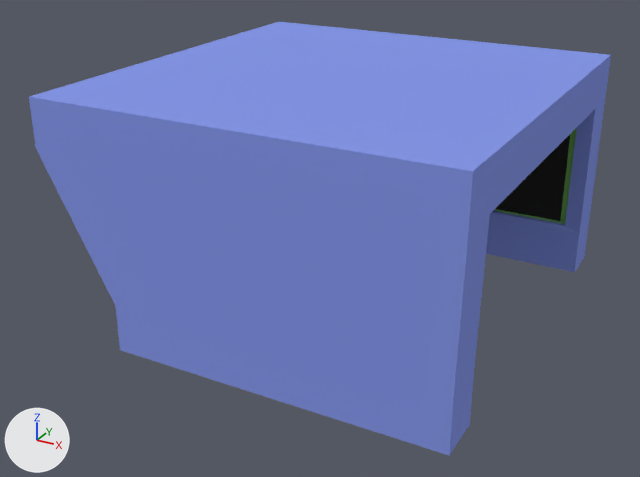
Before and after pictures for a commit that changed the Blender file Assets/Design/Whack a Mole Machine.blend.
One viewpoint serves both versions: a 50 mm lens placed at (16.9, -32.4, 18.5), pointed at (-0.1, -1.3, 3.0). Arrows for +X, +Y and +Z are at lower left; the lights stay in place.

Names of what the first picture shows: 'Machine.003'.
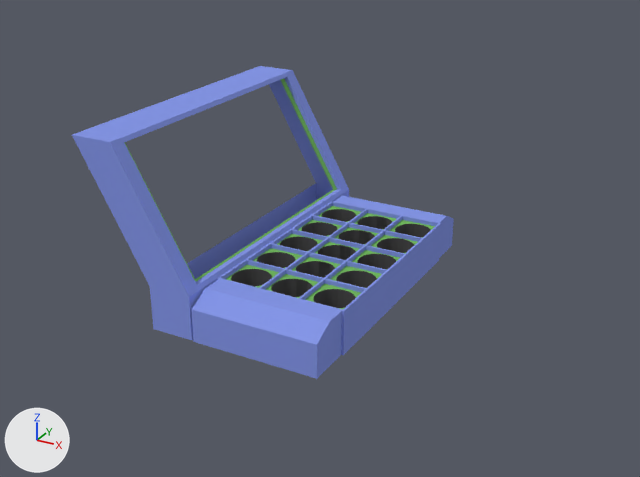
The edits, one by one:
me_sphere_002 is used by ob_machine_003; location (0.0, 0.0, 0.01).
me_sphere_002 had 83 vertices, 85 faces and spanned x -8.4..9.2, y -9.1..9.0, z 0.0..10.0.
me_sphere_002 now has 24 vertices, 20 faces and spans x -8.4..-3.0, y -7.1..7.1, z 0.0..8.0.
Part 1, on me_sphere_002:
59 vertices are removed from x -8.3..9.2, y -9.1..9.0, z 0.0..10.0.
65 faces are deleted.
me_sphere_002 no longer uses material mat_whackamole_machine_black_screen_color (black #282828).
Object 'Machine.002' (ob_machine_002) is now shown.
Object 'Machine' (ob_machine) is now shown.

Pixel boxes (x1, y1, x2, y2) of what changed, in the pictures (640 x 477 px):
'Machine.003', reshaped (52% narrower, 37% shorter): before (29, 22, 611, 455); after (72, 66, 349, 340)
'Machine', shown: after (191, 196, 454, 379)
'Machine.002', shown: after (226, 206, 435, 309)
part 1 of me_sphere_002, deleted: before (29, 22, 611, 455)
